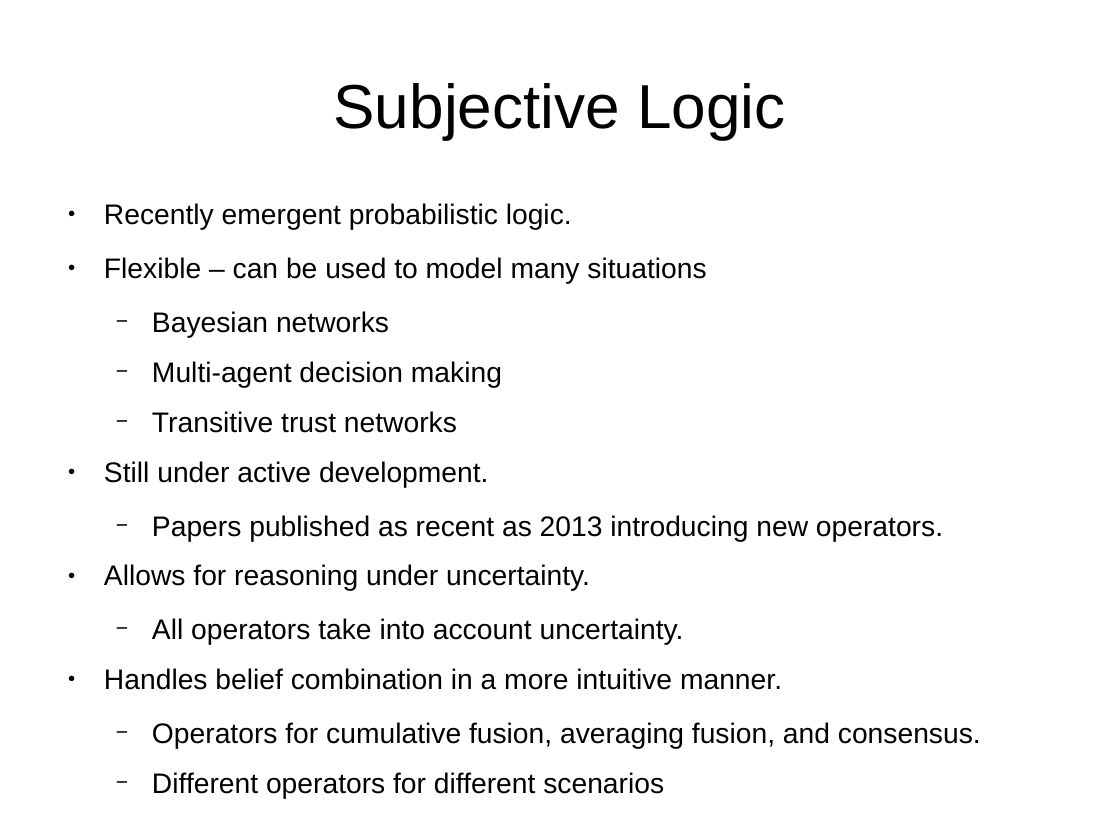
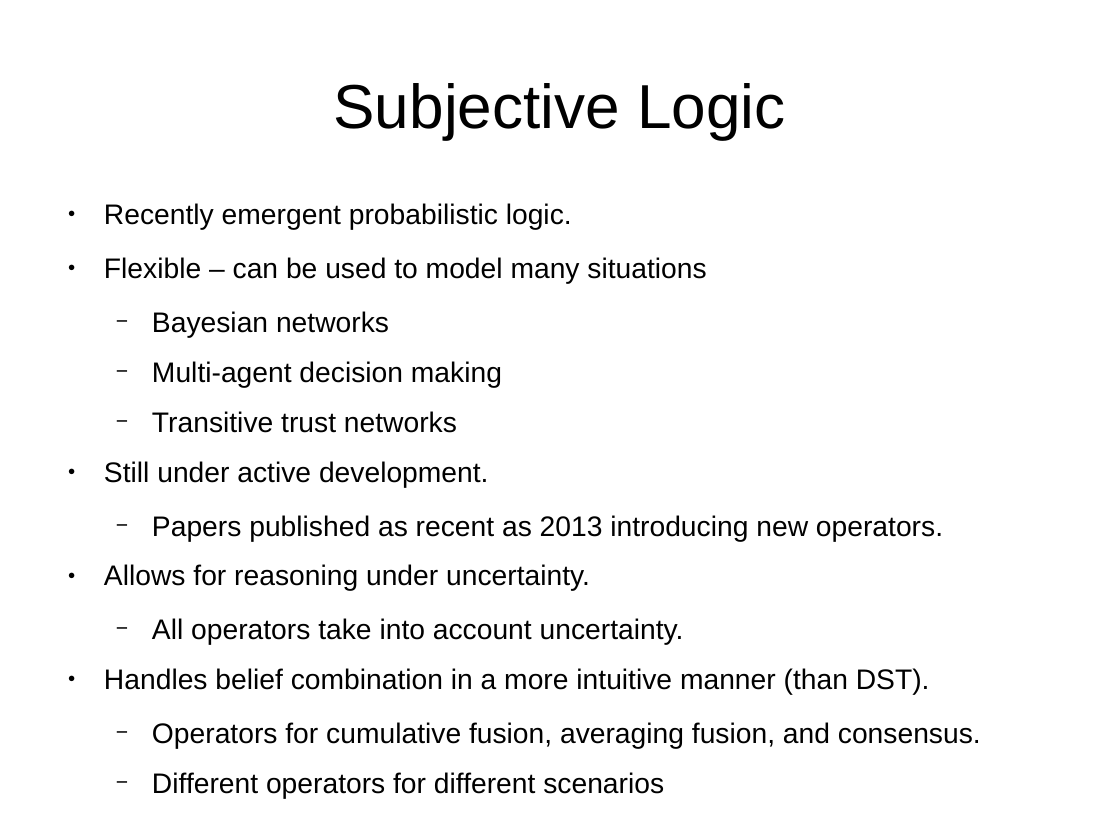
Before and after one commit to bstamour/SLHS, a slide deck: slide 12 of docs/proposal-from-bob.odp. Drawn at 1120x840 pixels with LibreOffice and Linux fonts; fonts in the diff are those of the drawing. Boxes give left, top, right and bottom in pixels: in the first picture for what was removed or moved away, otherwise in the second. Text is boxed around its words. In the diff, an @@ line names an element or a change of style, - is before the commit and + after.

```diff
--- a/docs/proposal-from-bob.odp
+++ b/docs/proposal-from-bob.odp
@@ text at box(104, 668, 930, 695): text changed @@
-● Handles belief combination in a more intuitive manner.
+● Handles belief combination in a more intuitive manner (than DST).
```
Also in this commit, not shown: 10 other slides changed, 1 slide removed.
